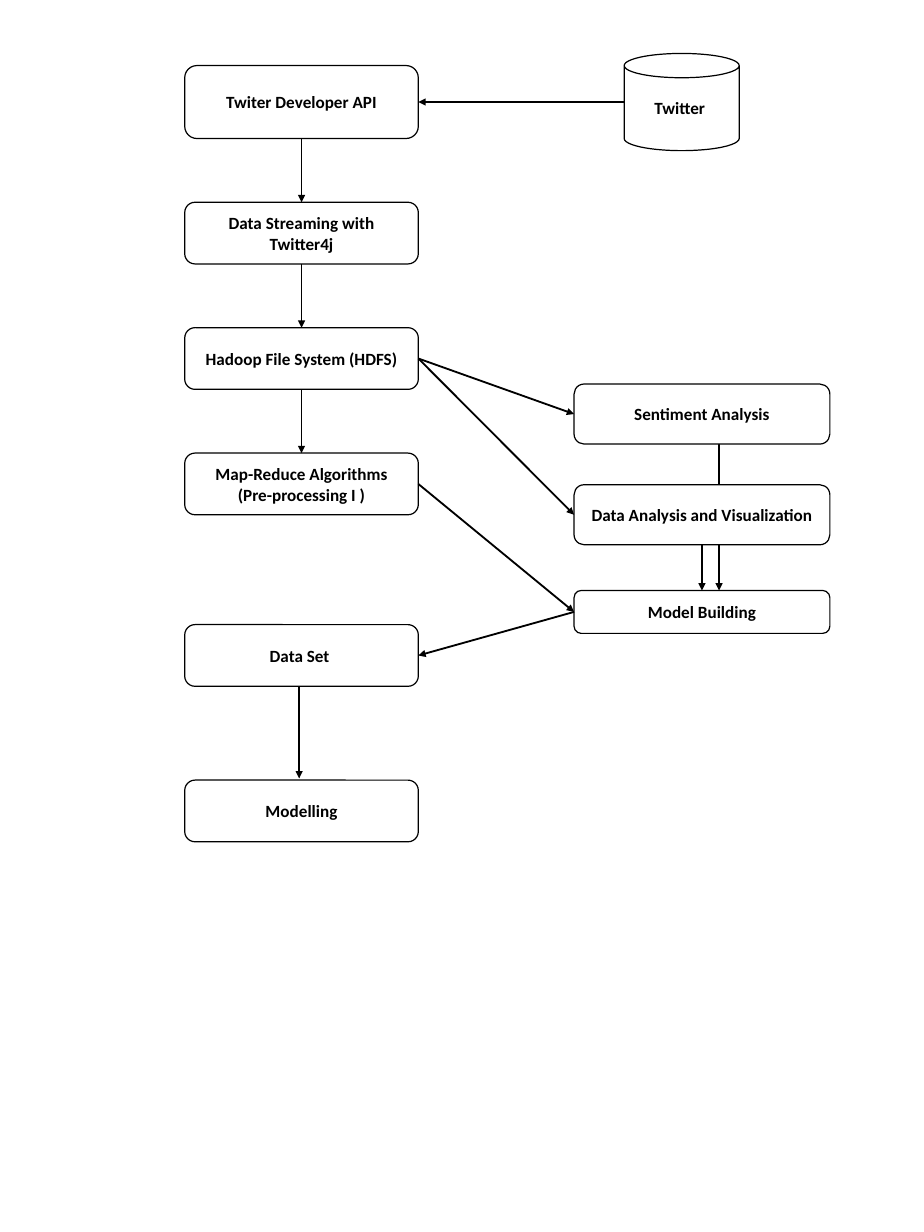
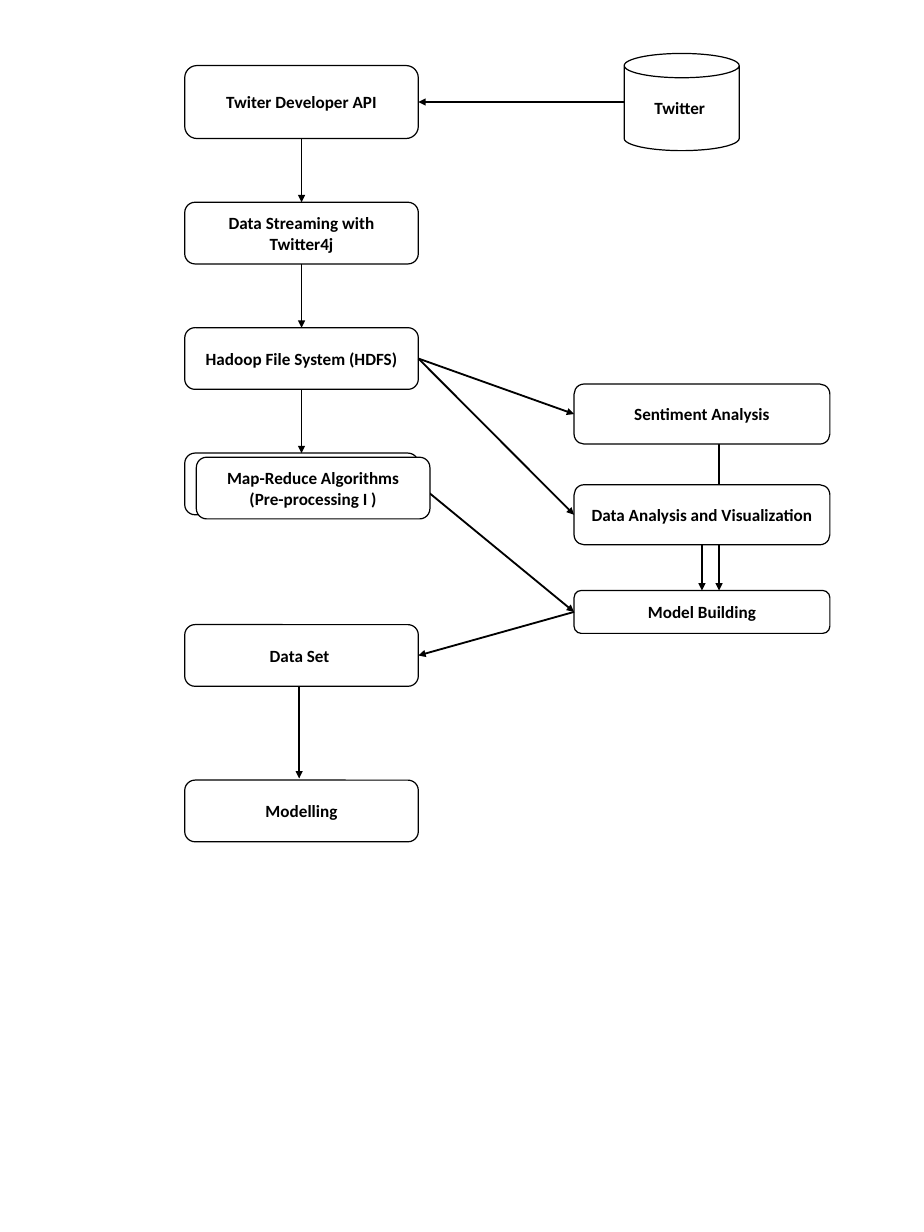
Before and after one commit to JAWolfe04/CS5590-Group-Project, a slide deck: slide 1 of Increment 2/Project 1a/Documentation/flowDiagram.pptx. Drawn at 924x1232 pixels with LibreOffice and Linux fonts; fonts in the diff are those of the drawing. Boxes give left, top, right and bottom in pixels: in the first picture for what was removed or moved away, otherwise in the second. Text is boxed around its words. In the diff, an @@ line names an element or a change of style, - is before the commit and + after.

```diff
--- a/Increment 2/Project 1a/Documentation/flowDiagram.pptx
+++ b/Increment 2/Project 1a/Documentation/flowDiagram.pptx
@@ rounded rectangle added at <box>196,458,429,519</box>, fill #FFFFFF, outline #000000 1 pt, 14 pt, text #000000, bold @@
+Map-Reduce Algorithms
+(Pre-processing I )
```
Also in this commit, not shown: 1 other file.
